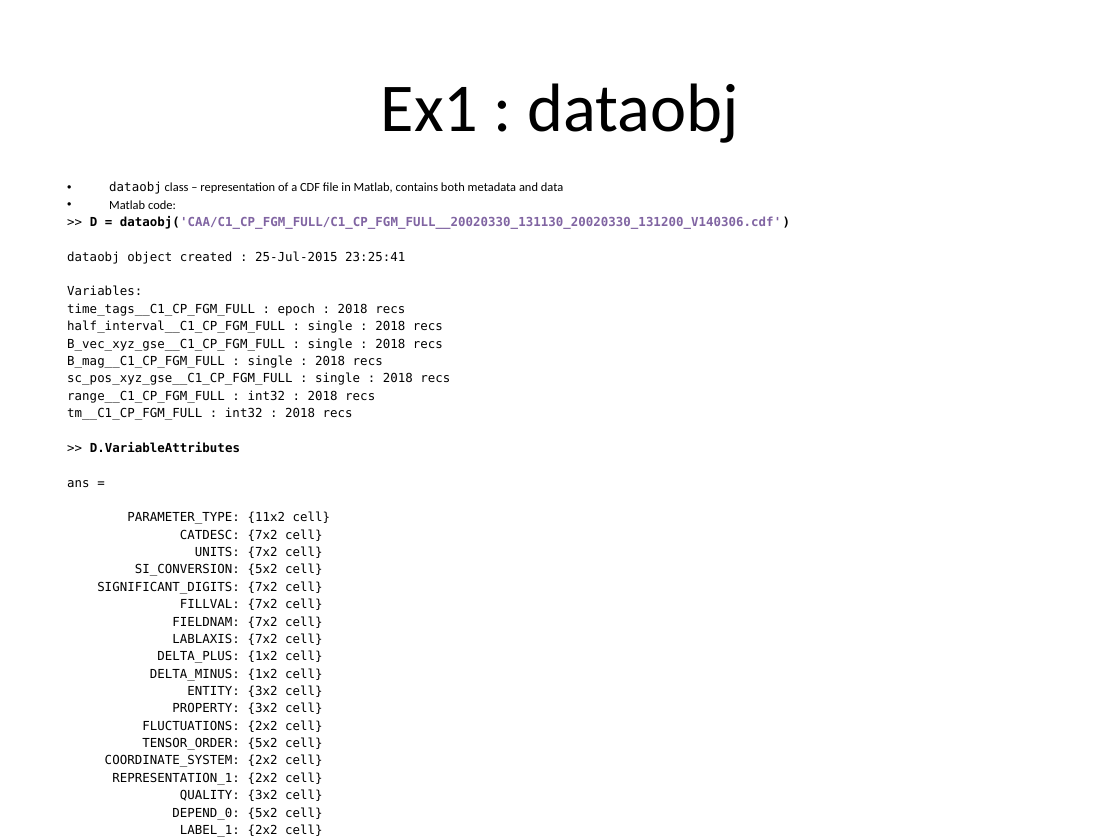
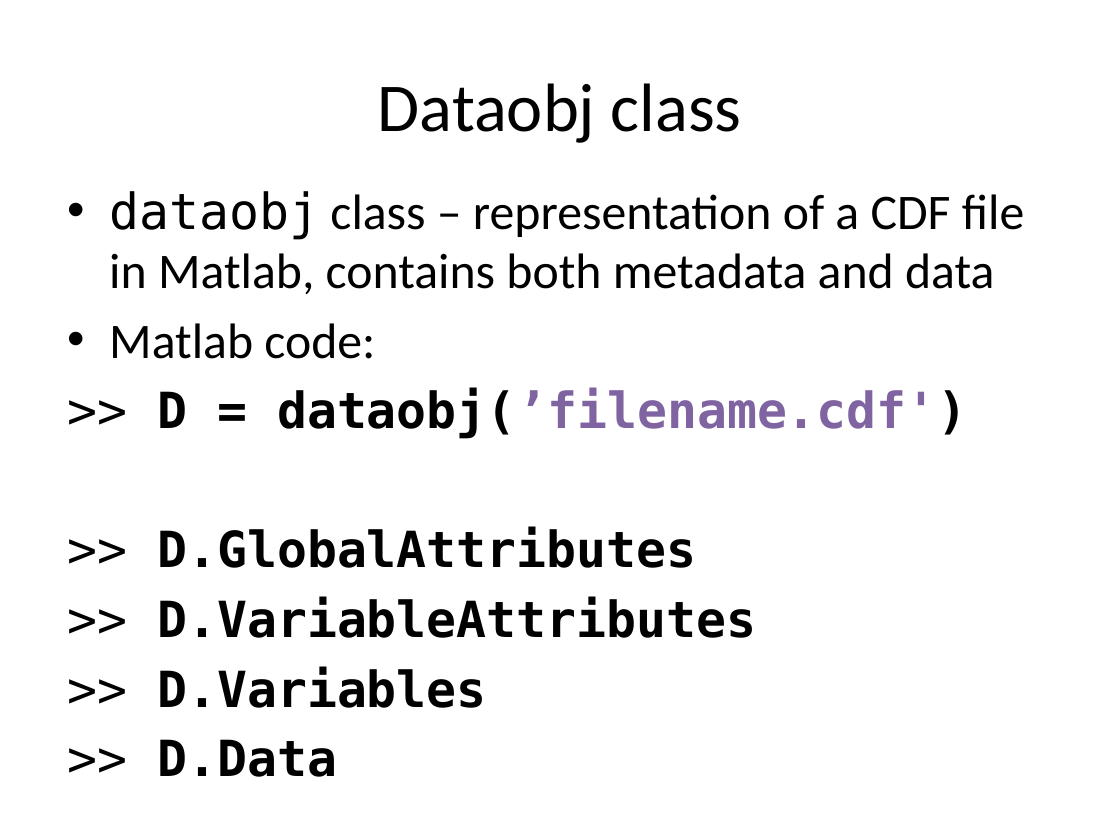
Before and after one commit to irfu/Nordita_Magnetic_Reconnection_School_2015, a slide deck: slide 14 of Lectures/Lecture_1.pptx (slide 13 before the commit). Drawn at 1120x840 pixels with LibreOffice and Linux fonts; fonts in the diff are those of the drawing. Boxes give left, top, right and bottom in pixels: in the first picture for what was removed or moved away, otherwise in the second. Text is boxed around its words. In the diff, an @@ line names an element or a change of style, - is before the commit and + after.

```diff
--- a/Lectures/Lecture_1.pptx
+++ b/Lectures/Lecture_1.pptx
@@ title at <box>378,83,742,143</box>: text changed @@
-Ex1 : dataobj
+Dataobj class
@@ text at <box>109,191,1024,638</box>: size 8 to 32 pt in "dataobj class – representation of a CDF ...", "Matlab code:", ">> D.VariableAttributes"; more space between paragraphs @@
@@ text at <box>157,387,967,568</box>: text changed; size 8 to 32 pt; bold on @@
->> D = dataobj('CAA/C1_CP_FGM_FULL/C1_CP_FGM_FULL__20020330_131130_20020330_131200_V140306.cdf')
-dataobj object created : 25-Jul-2015 23:25:41
-Variables:
-time_tags__C1_CP_FGM_FULL : epoch : 2018 recs
-half_interval__C1_CP_FGM_FULL : single : 2018 recs
-B_vec_xyz_gse__C1_CP_FGM_FULL : single : 2018 recs
-B_mag__C1_CP_FGM_FULL : single : 2018 recs
-sc_pos_xyz_gse__C1_CP_FGM_FULL : single : 2018 recs
-range__C1_CP_FGM_FULL : int32 : 2018 recs
-tm__C1_CP_FGM_FULL : int32 : 2018 recs
+>> D = dataobj(’filename.cdf')
+>> D.GlobalAttributes
@@ text at <box>157,666,487,777</box>: text changed; size 8 to 32 pt; bold on @@
-ans =
-PARAMETER_TYPE: {11x2 cell}
-CATDESC: {7x2 cell}
-UNITS: {7x2 cell}
-SI_CONVERSION: {5x2 cell}
-SIGNIFICANT_DIGITS: {7x2 cell}
-FILLVAL: {7x2 cell}
-FIELDNAM: {7x2 cell}
-LABLAXIS: {7x2 cell}
-DELTA_PLUS: {1x2 cell}
-DELTA_MINUS: {1x2 cell}
-ENTITY: {3x2 cell}
-PROPERTY: {3x2 cell}
-FLUCTUATIONS: {2x2 cell}
-TENSOR_ORDER: {5x2 cell}
-COORDINATE_SYSTEM: {2x2 cell}
-REPRESENTATION_1: {2x2 cell}
-QUALITY: {3x2 cell}
-DEPEND_0: {5x2 cell}
-LABEL_1: {2x2 cell}
->> plot(D,'B_vec_xyz_gse__C1_CP_FGM_FULL')
+>> D.Variables
+>> D.Data
```
Also in this commit, not shown: 5 other slides changed, 1 slide added, 1 other file.
